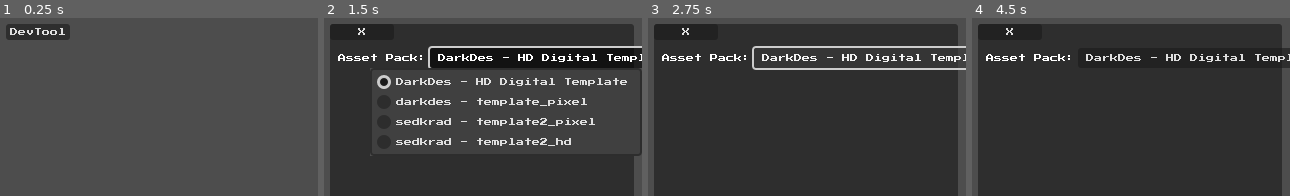
Above: before the commit, frames 1-4 (left to right).
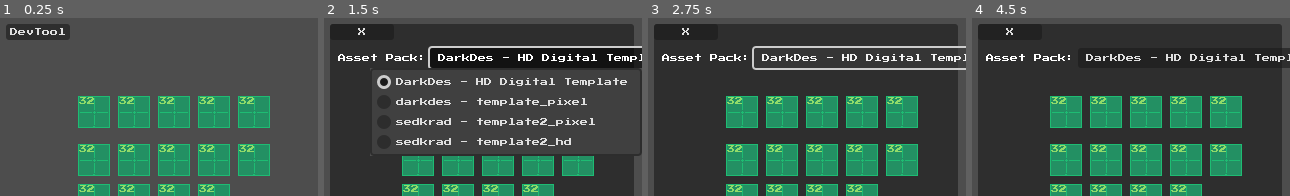
Above: after the commit, the same moments.

Repository: DarkDes/AssetPackPlatformerTemplate
Game: Godot game, scene res://world.tscn
The game is run twice, just before and just after one commit, with the same random seed, the same clock (stepped at 60 frames per second) and the same inputs.
Inputs:
- Up to frame 1 (0.25 s): no input
- Up to frame 2 (1.5 s): click "DevTool" at 0.5 s; click "DarkDes - HD Digital Template" at 1.25 s
- Up to frame 3 (2.75 s): click "DarkDes - HD Digital Template" at 2 s
- Up to frame 4 (4.5 s): click "DarkDes - HD Digital Template" at 2.75 s; click "X" at 3.5 s; click "DevTool" at 4.25 s

The runs differ from the first frame. In frame 1, 21% of the frame differs, in the area x 24-85%, y 43-100%; in frame 2, 8.4%; in frame 3, 21%; in frame 4, 21%.

Commit message:
T2. Загрузка и заполнение спрайтов из списка

Diff:
--- /dev/null
+++ b/AnimSprite2DAsset.gd
@@ -0,0 +1,8 @@
+class_name AnimatedSprite2DAsset
+extends AnimatedSprite2D
+
+@export var sprite_name : String = ""
+
+func _ready():
+	# super._ready()
+	APM.add_sprite(sprite_name, self)
--- /dev/null
+++ b/AssetPack/AssetPackData.gd
@@ -0,0 +1,7 @@
+class_name AssetPackData
+extends Resource
+
+@export var display_name : String = "Asset pack";
+@export var author_name : String = "No one";
+@export var path : String = "";
+@export var settings_data = {};
--- /dev/null
+++ b/AssetPack/AssetPackManagerScene.tscn
@@ -0,0 +1,6 @@
+[gd_scene load_steps=2 format=3 uid="uid://dtmjnfxb2avyg"]
+
+[ext_resource type="Script" path="res://DevMenu/AssetPackManager.gd" id="1_b1f26"]
+
+[node name="AssetPackManager" type="Node"]
+script = ExtResource("1_b1f26")
--- a/Assets/darkdes/template_pixel/settings.json
+++ b/Assets/darkdes/template_pixel/settings.json
@@ -1,2 +1,10 @@
 {
+	"pixel_art": true,
+	"sprites": {
+		"player": {
+			"animations": {
+				"idle": { "fps": 5 },
+			},
+		},
+	},
 }
--- /dev/null
+++ b/DevMenu/AssetPackManager.gd
@@ -0,0 +1,14 @@
+class_name AssetPackManager
+extends Node
+
+@export var assets_data : Array[AssetPackData] = []
+
+var sprites : Dictionary = {}
+
+func add_sprite(sprite_name, sprite_node):
+	sprites[sprite_name] = sprite_node;
+
+func get_sprite(sprite_name):
+	if sprites.has(sprite_name):
+		return sprites[sprite_name]
+	return null
--- a/DevMenu/DevMenu.gd
+++ b/DevMenu/DevMenu.gd
@@ -14,9 +14,10 @@
 	dev_tool_button.visible = true;
 
 	dir_scaner.scan_asset_directory();
-	var index = 1001;
+	var index = 0;
 	for n in dir_scaner.assets:
 		asset_pack_selector.add_item(n.name, index)
+		asset_pack_selector.set_item_metadata(index, n)
 		index += 1
 
 func _on_dev_tool_pressed():
@@ -28,8 +29,62 @@
 	dev_tool_button.visible = true;
 
 func _on_asset_pack_selector_item_selected(index):
-	change_assetpack()
+	var asset_data = asset_pack_selector.get_item_metadata(index)
+	apply_assetpack(asset_data)
 
+func apply_assetpack(assetpack_data):
+	var sprites = {
+		"player": { "animations": [ "idle", "move", "jump", "fall", "action", ] },
+		"coin": {},
+		"enemy": { "animations": [ "move", "dying" ] },
+		"danger": {},
+		#"tileset": {},
+		"platform_static": {},
+		"platform_move": {},
+		"flag": {},
+		"background": {},
+		"background_parallax": {},
+		"decoration_small": {},
+		"decortaion_mid": {},
+		"decoration_big": {},
+		"ui_live": {},
+		"ui_coin": {},
+	}
+	var sprites_dict = sprites as Dictionary
+	for sprite_key in sprites_dict:
+		apply_sprite_from_assetpack(sprite_key, sprites_dict[sprite_key], assetpack_data)
+		print(sprite_key + " >> " + str(sprites_dict[sprite_key]))
 
-func change_assetpack():
-	OS.alert('change_assetpack', 'Message Title')
+func apply_sprite_from_assetpack(sprite_name, sprite_data, assetpack_data):
+	var animated_sprite_2d = APM.get_sprite(sprite_name) # $"../../Player"
+	if animated_sprite_2d == null:
+		print("apply_sprite_from_assetpack: Cant find sprite with name " + sprite_name )
+
+	# animated_sprite_2d.texture_filter = TEXTURE_FILTER_NEAREST
+	var sframes : SpriteFrames = animated_sprite_2d.sprite_frames
+	var anims = sframes.get_animation_names()
+	for anim in anims:
+
+		var sprite_path = sprite_name + "_"
+		if "animations" in sprite_data:
+			sprite_path += anim + "_"
+		sprite_path = assetpack_data.path.path_join(sprite_path)
+
+		var frames_count = 0
+		while(FileAccess.file_exists(sprite_path + str(frames_count) + ".png")): frames_count += 1
+
+		#sframes.set_animation_speed(anim, assetpack_data.)
+		sframes.clear(anim);
+		for i in frames_count:
+			var _path = sprite_path + str(i) + ".png"
+			var _image = Image.load_from_file(_path)
+			var _texture = ImageTexture.create_from_image(_image)
+			sframes.add_frame(anim, _texture)
+
+		# print(anim + " >> " + str(frames_count))
+	animated_sprite_2d.play("idle")
+		#for i in sframes.get_frame_count(anim):
+			# var _path = assetpack_data.path + str(i+1) +".png"# "#OS.get_executable_path().get_base_dir().path_join("robot/s_robot_char_idle" + str(i) +".png")
+			# var _image = Image.load_from_file(_path)
+			# var _texture = ImageTexture.create_from_image(_image)
+			# s.set_frame("default", i, _texture, _duration);
--- /dev/null
+++ b/DevMenu/shortcut_open_devtool.tres
@@ -0,0 +1,7 @@
+[gd_resource type="Shortcut" load_steps=2 format=3 uid="uid://cgcruitxegn2a"]
+
+[sub_resource type="InputEventKey" id="InputEventKey_5k7rr"]
+keycode = 4194332
+
+[resource]
+events = [SubResource("InputEventKey_5k7rr")]
--- /dev/null
+++ b/SpriteFramesAsset.gd
@@ -0,0 +1,4 @@
+class_name SpriteFramesAsset
+extends SpriteFrames
+
+@export var name : String = ""
--- /dev/null
+++ b/Sprites/s_bg.tres
@@ -0,0 +1,14 @@
+[gd_resource type="SpriteFrames" load_steps=2 format=3 uid="uid://b7on802l8lji3"]
+
+[ext_resource type="Texture2D" uid="uid://e8gxocafhusc" path="res://Sprites/player_idle_0.png" id="1_5p46w"]
+
+[resource]
+animations = [{
+"frames": [{
+"duration": 1.0,
+"texture": ExtResource("1_5p46w")
+}],
+"loop": true,
+"name": &"idle",
+"speed": 5.0
+}]
--- /dev/null
+++ b/Sprites/s_bg_px.tres
@@ -0,0 +1,14 @@
+[gd_resource type="SpriteFrames" load_steps=2 format=3 uid="uid://4xbo2t8q82td"]
+
+[ext_resource type="Texture2D" uid="uid://e8gxocafhusc" path="res://Sprites/player_idle_0.png" id="1_f174g"]
+
+[resource]
+animations = [{
+"frames": [{
+"duration": 1.0,
+"texture": ExtResource("1_f174g")
+}],
+"loop": true,
+"name": &"idle",
+"speed": 5.0
+}]
--- /dev/null
+++ b/Sprites/s_coin.tres
@@ -0,0 +1,14 @@
+[gd_resource type="SpriteFrames" load_steps=2 format=3 uid="uid://bajkklc3swfud"]
+
+[ext_resource type="Texture2D" uid="uid://e8gxocafhusc" path="res://Sprites/player_idle_0.png" id="1_dycb0"]
+
+[resource]
+animations = [{
+"frames": [{
+"duration": 1.0,
+"texture": ExtResource("1_dycb0")
+}],
+"loop": true,
+"name": &"idle",
+"speed": 5.0
+}]
--- /dev/null
+++ b/Sprites/s_danger.tres
@@ -0,0 +1,14 @@
+[gd_resource type="SpriteFrames" load_steps=2 format=3 uid="uid://bvmmy11jhxye5"]
+
+[ext_resource type="Texture2D" uid="uid://e8gxocafhusc" path="res://Sprites/player_idle_0.png" id="1_yuc2v"]
+
+[resource]
+animations = [{
+"frames": [{
+"duration": 1.0,
+"texture": ExtResource("1_yuc2v")
+}],
+"loop": true,
+"name": &"idle",
+"speed": 5.0
+}]
--- /dev/null
+++ b/Sprites/s_decoration_big.tres
@@ -0,0 +1,14 @@
+[gd_resource type="SpriteFrames" load_steps=2 format=3 uid="uid://csfpgr4mplpyo"]
+
+[ext_resource type="Texture2D" uid="uid://e8gxocafhusc" path="res://Sprites/player_idle_0.png" id="1_86qfj"]
+
+[resource]
+animations = [{
+"frames": [{
+"duration": 1.0,
+"texture": ExtResource("1_86qfj")
+}],
+"loop": true,
+"name": &"idle",
+"speed": 5.0
+}]
--- /dev/null
+++ b/Sprites/s_decoration_mid.tres
@@ -0,0 +1,14 @@
+[gd_resource type="SpriteFrames" load_steps=2 format=3 uid="uid://dfkqady4xdfq8"]
+
+[ext_resource type="Texture2D" uid="uid://e8gxocafhusc" path="res://Sprites/player_idle_0.png" id="1_apqb1"]
+
+[resource]
+animations = [{
+"frames": [{
+"duration": 1.0,
+"texture": ExtResource("1_apqb1")
+}],
+"loop": true,
+"name": &"idle",
+"speed": 5.0
+}]
--- /dev/null
+++ b/Sprites/s_decoration_small.tres
@@ -0,0 +1,14 @@
+[gd_resource type="SpriteFrames" load_steps=2 format=3 uid="uid://c53cp8bomcry4"]
+
+[ext_resource type="Texture2D" uid="uid://e8gxocafhusc" path="res://Sprites/player_idle_0.png" id="1_4n5tw"]
+
+[resource]
+animations = [{
+"frames": [{
+"duration": 1.0,
+"texture": ExtResource("1_4n5tw")
+}],
+"loop": true,
+"name": &"idle",
+"speed": 5.0
+}]
--- /dev/null
+++ b/Sprites/s_enemy.tres
@@ -0,0 +1,46 @@
+[gd_resource type="SpriteFrames" load_steps=2 format=3 uid="uid://c2qfrreuusi8w"]
+
+[ext_resource type="Texture2D" uid="uid://e8gxocafhusc" path="res://Sprites/player_idle_0.png" id="1_gqush"]
+
+[resource]
+animations = [{
+"frames": [{
+"duration": 1.0,
+"texture": ExtResource("1_gqush")
+}],
+"loop": true,
+"name": &"action",
+"speed": 5.0
+}, {
+"frames": [{
+"duration": 1.0,
+"texture": ExtResource("1_gqush")
+}],
+"loop": true,
+"name": &"fall",
+"speed": 5.0
+}, {
+"frames": [{
+"duration": 1.0,
+"texture": ExtResource("1_gqush")
+}],
+"loop": true,
+"name": &"idle",
+"speed": 5.0
+}, {
+"frames": [{
+"duration": 1.0,
+"texture": ExtResource("1_gqush")
+}],
+"loop": true,
+"name": &"jump",
+"speed": 5.0
+}, {
+"frames": [{
+"duration": 1.0,
+"texture": ExtResource("1_gqush")
+}],
+"loop": true,
+"name": &"move",
+"speed": 5.0
+}]
--- /dev/null
+++ b/Sprites/s_flag.tres
@@ -0,0 +1,14 @@
+[gd_resource type="SpriteFrames" load_steps=2 format=3 uid="uid://b1ieprdw6omlf"]
+
+[ext_resource type="Texture2D" uid="uid://e8gxocafhusc" path="res://Sprites/player_idle_0.png" id="1_rmv0f"]
+
+[resource]
+animations = [{
+"frames": [{
+"duration": 1.0,
+"texture": ExtResource("1_rmv0f")
+}],
+"loop": true,
+"name": &"idle",
+"speed": 5.0
+}]
--- /dev/null
+++ b/Sprites/s_platform_move.tres
@@ -0,0 +1,14 @@
+[gd_resource type="SpriteFrames" load_steps=2 format=3 uid="uid://bx4qjh144bdw2"]
+
+[ext_resource type="Texture2D" uid="uid://e8gxocafhusc" path="res://Sprites/player_idle_0.png" id="1_fo7ci"]
+
+[resource]
+animations = [{
+"frames": [{
+"duration": 1.0,
+"texture": ExtResource("1_fo7ci")
+}],
+"loop": true,
+"name": &"idle",
+"speed": 5.0
+}]
--- /dev/null
+++ b/Sprites/s_platform_static.tres
@@ -0,0 +1,14 @@
+[gd_resource type="SpriteFrames" load_steps=2 format=3 uid="uid://d0sx1kw0eethl"]
+
+[ext_resource type="Texture2D" uid="uid://e8gxocafhusc" path="res://Sprites/player_idle_0.png" id="1_rtnct"]
+
+[resource]
+animations = [{
+"frames": [{
+"duration": 1.0,
+"texture": ExtResource("1_rtnct")
+}],
+"loop": true,
+"name": &"idle",
+"speed": 5.0
+}]
--- /dev/null
+++ b/Sprites/s_player.tres
@@ -0,0 +1,46 @@
+[gd_resource type="SpriteFrames" load_steps=2 format=3 uid="uid://dtq7yttb4sh8v"]
+
+[ext_resource type="Texture2D" uid="uid://e8gxocafhusc" path="res://Sprites/player_idle_0.png" id="1_kmnvx"]
+
+[resource]
+animations = [{
+"frames": [{
+"duration": 1.0,
+"texture": ExtResource("1_kmnvx")
+}],
+"loop": true,
+"name": &"action",
+"speed": 5.0
+}, {
+"frames": [{
+"duration": 1.0,
+"texture": ExtResource("1_kmnvx")
+}],
+"loop": true,
+"name": &"fall",
+"speed": 5.0
+}, {
+"frames": [{
+"duration": 1.0,
+"texture": ExtResource("1_kmnvx")
+}],
+"loop": true,
+"name": &"idle",
+"speed": 5.0
+}, {
+"frames": [{
+"duration": 1.0,
+"texture": ExtResource("1_kmnvx")
+}],
+"loop": true,
+"name": &"jump",
+"speed": 5.0
+}, {
+"frames": [{
+"duration": 1.0,
+"texture": ExtResource("1_kmnvx")
+}],
+"loop": true,
+"name": &"move",
+"speed": 5.0
+}]
--- /dev/null
+++ b/Sprites/s_ui_coin.tres
@@ -0,0 +1,14 @@
+[gd_resource type="SpriteFrames" load_steps=2 format=3 uid="uid://cqdv0ndqlw243"]
+
+[ext_resource type="Texture2D" uid="uid://e8gxocafhusc" path="res://Sprites/player_idle_0.png" id="1_0n1ny"]
+
+[resource]
+animations = [{
+"frames": [{
+"duration": 1.0,
+"texture": ExtResource("1_0n1ny")
+}],
+"loop": true,
+"name": &"idle",
+"speed": 5.0
+}]
--- /dev/null
+++ b/Sprites/s_ui_live.tres
@@ -0,0 +1,14 @@
+[gd_resource type="SpriteFrames" load_steps=2 format=3 uid="uid://tdk7eg7ju4tj"]
+
+[ext_resource type="Texture2D" uid="uid://e8gxocafhusc" path="res://Sprites/player_idle_0.png" id="1_tbeif"]
+
+[resource]
+animations = [{
+"frames": [{
+"duration": 1.0,
+"texture": ExtResource("1_tbeif")
+}],
+"loop": true,
+"name": &"idle",
+"speed": 5.0
+}]
--- a/project.godot
+++ b/project.godot
@@ -15,6 +15,10 @@
 config/features=PackedStringArray("4.2", "GL Compatibility")
 config/icon="res://icon.svg"
 
+[autoload]
+
+APM="*res://AssetPack/AssetPackManagerScene.tscn"
+
 [display]
 
 window/size/viewport_width=320
--- a/world.tscn
+++ b/world.tscn
@@ -1,8 +1,24 @@
-[gd_scene load_steps=4 format=3 uid="uid://c762cjbn7lvhc"]
+[gd_scene load_steps=20 format=3 uid="uid://c762cjbn7lvhc"]
 
 [ext_resource type="Script" path="res://DevMenu/DevMenu.gd" id="1_n8tci"]
 [ext_resource type="Theme" uid="uid://camj2h6115iy2" path="res://DevMenu/ui_devmenu_theme.tres" id="2_d2ujk"]
 [ext_resource type="Script" path="res://DevMenu/DirScaner.gd" id="2_fl45q"]
+[ext_resource type="Shortcut" uid="uid://cgcruitxegn2a" path="res://DevMenu/shortcut_open_devtool.tres" id="4_3sunq"]
+[ext_resource type="SpriteFrames" uid="uid://dtq7yttb4sh8v" path="res://Sprites/s_player.tres" id="5_1gvc2"]
+[ext_resource type="Script" path="res://AnimSprite2DAsset.gd" id="6_fu8am"]
+[ext_resource type="SpriteFrames" uid="uid://bajkklc3swfud" path="res://Sprites/s_coin.tres" id="7_jijk1"]
+[ext_resource type="SpriteFrames" uid="uid://c2qfrreuusi8w" path="res://Sprites/s_enemy.tres" id="8_1uygw"]
+[ext_resource type="SpriteFrames" uid="uid://bvmmy11jhxye5" path="res://Sprites/s_danger.tres" id="9_ej2pt"]
+[ext_resource type="SpriteFrames" uid="uid://d0sx1kw0eethl" path="res://Sprites/s_platform_static.tres" id="10_s4gdo"]
+[ext_resource type="SpriteFrames" uid="uid://bx4qjh144bdw2" path="res://Sprites/s_platform_move.tres" id="11_mj3n5"]
+[ext_resource type="SpriteFrames" uid="uid://b1ieprdw6omlf" path="res://Sprites/s_flag.tres" id="12_663yc"]
+[ext_resource type="SpriteFrames" uid="uid://b7on802l8lji3" path="res://Sprites/s_bg.tres" id="13_qljbc"]
+[ext_resource type="SpriteFrames" uid="uid://4xbo2t8q82td" path="res://Sprites/s_bg_px.tres" id="14_sas53"]
+[ext_resource type="SpriteFrames" uid="uid://c53cp8bomcry4" path="res://Sprites/s_decoration_small.tres" id="15_5elp5"]
+[ext_resource type="SpriteFrames" uid="uid://dfkqady4xdfq8" path="res://Sprites/s_decoration_mid.tres" id="16_5voug"]
+[ext_resource type="SpriteFrames" uid="uid://csfpgr4mplpyo" path="res://Sprites/s_decoration_big.tres" id="17_yx0yb"]
+[ext_resource type="SpriteFrames" uid="uid://tdk7eg7ju4tj" path="res://Sprites/s_ui_live.tres" id="18_542jj"]
+[ext_resource type="SpriteFrames" uid="uid://cqdv0ndqlw243" path="res://Sprites/s_ui_coin.tres" id="19_gv5uv"]
 
 [node name="World" type="Node2D"]
 
@@ -28,6 +44,7 @@
 offset_right = 56.0
 offset_bottom = 24.0
 theme = ExtResource("2_d2ujk")
+shortcut = ExtResource("4_3sunq")
 text = "DevTool"
 
 [node name="DevToolPanel" type="Panel" parent="Interface/DevMenu"]
@@ -42,6 +59,7 @@
 offset_right = 64.0
 offset_bottom = 16.0
 theme = ExtResource("2_d2ujk")
+shortcut = ExtResource("4_3sunq")
 text = "X"
 
 [node name="AssetPackCon" type="HBoxContainer" parent="Interface/DevMenu/DevToolPanel"]
@@ -64,6 +82,104 @@
 size_flags_vertical = 4
 theme = ExtResource("2_d2ujk")
 
+[node name="Player" type="AnimatedSprite2D" parent="."]
+position = Vector2(96, 96)
+sprite_frames = ExtResource("5_1gvc2")
+animation = &"move"
+script = ExtResource("6_fu8am")
+sprite_name = "player"
+
+[node name="Coin" type="AnimatedSprite2D" parent="."]
+position = Vector2(136, 96)
+sprite_frames = ExtResource("7_jijk1")
+animation = &"idle"
+script = ExtResource("6_fu8am")
+sprite_name = "coin"
+
+[node name="Enemy" type="AnimatedSprite2D" parent="."]
+position = Vector2(176, 96)
+sprite_frames = ExtResource("8_1uygw")
+animation = &"move"
+script = ExtResource("6_fu8am")
+sprite_name = "enemy"
+
+[node name="Danger" type="AnimatedSprite2D" parent="."]
+position = Vector2(216, 96)
+sprite_frames = ExtResource("9_ej2pt")
+animation = &"idle"
+script = ExtResource("6_fu8am")
+sprite_name = "danger"
+
+[node name="platform_static" type="AnimatedSprite2D" parent="."]
+position = Vector2(256, 96)
+sprite_frames = ExtResource("10_s4gdo")
+animation = &"idle"
+script = ExtResource("6_fu8am")
+sprite_name = "platform_static"
+
+[node name="platform_move" type="AnimatedSprite2D" parent="."]
+position = Vector2(96, 144)
+sprite_frames = ExtResource("11_mj3n5")
+animation = &"idle"
+script = ExtResource("6_fu8am")
+sprite_name = "platform_move"
+
+[node name="flag" type="AnimatedSprite2D" parent="."]
+position = Vector2(136, 144)
+sprite_frames = ExtResource("12_663yc")
+animation = &"idle"
+script = ExtResource("6_fu8am")
+sprite_name = "flag"
+
+[node name="background" type="AnimatedSprite2D" parent="."]
+position = Vector2(176, 144)
+sprite_frames = ExtResource("13_qljbc")
+animation = &"idle"
+script = ExtResource("6_fu8am")
+sprite_name = "background"
+
+[node name="background_parallax" type="AnimatedSprite2D" parent="."]
+position = Vector2(216, 144)
+sprite_frames = ExtResource("14_sas53")
+animation = &"idle"
+script = ExtResource("6_fu8am")
+sprite_name = "background_parallax"
+
+[node name="decoration_small" type="AnimatedSprite2D" parent="."]
+position = Vector2(256, 144)
+sprite_frames = ExtResource("15_5elp5")
+animation = &"idle"
+script = ExtResource("6_fu8am")
+sprite_name = "decoration_small"
+
+[node name="decortaion_mid" type="AnimatedSprite2D" parent="."]
+position = Vector2(96, 184)
+sprite_frames = ExtResource("16_5voug")
+animation = &"idle"
+script = ExtResource("6_fu8am")
+sprite_name = "decortaion_mid"
+
+[node name="decoration_big" type="AnimatedSprite2D" parent="."]
+position = Vector2(136, 184)
+sprite_frames = ExtResource("17_yx0yb")
+animation = &"idle"
+script = ExtResource("6_fu8am")
+sprite_name = "decoration_big"
+
+[node name="ui_live" type="AnimatedSprite2D" parent="."]
+position = Vector2(176, 184)
+sprite_frames = ExtResource("18_542jj")
+animation = &"idle"
+script = ExtResource("6_fu8am")
+sprite_name = "ui_live"
+
+[node name="ui_coin" type="AnimatedSprite2D" parent="."]
+position = Vector2(216, 184)
+sprite_frames = ExtResource("19_gv5uv")
+animation = &"idle"
+script = ExtResource("6_fu8am")
+sprite_name = "ui_coin"
+
 [connection signal="pressed" from="Interface/DevMenu/DevTool" to="Interface/DevMenu" method="_on_dev_tool_pressed"]
 [connection signal="pressed" from="Interface/DevMenu/DevToolPanel/DevToolClose" to="Interface/DevMenu" method="_on_dev_tool_close_pressed"]
 [connection signal="item_selected" from="Interface/DevMenu/DevToolPanel/AssetPackCon/AssetPackSelector" to="Interface/DevMenu" method="_on_asset_pack_selector_item_selected"]
Binary file added: Assets/darkdes/template_pixel/background.png
Not shown, added: Assets/darkdes/template_pixel/background.png.import
Binary file added: Assets/darkdes/template_pixel/coin_0.png
Not shown, added: Assets/darkdes/template_pixel/coin_0.png.import
Binary file added: Assets/darkdes/template_pixel/danger_0.png
Not shown, added: Assets/darkdes/template_pixel/danger_0.png.import
Binary file added: Assets/darkdes/template_pixel/decoration_big_0.png
Not shown, added: Assets/darkdes/template_pixel/decoration_big_0.png.import
Binary file added: Assets/darkdes/template_pixel/decoration_mid_0.png
Not shown, added: Assets/darkdes/template_pixel/decoration_mid_0.png.import
Binary file added: Assets/darkdes/template_pixel/decoration_small_0.png
Not shown, added: Assets/darkdes/template_pixel/decoration_small_0.png.import
(and 24 more such lines)
